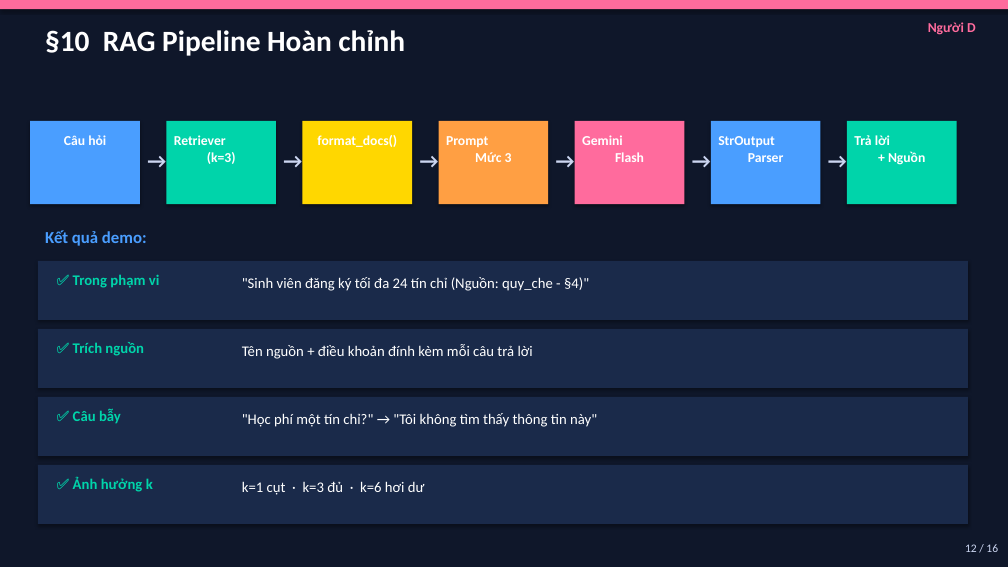
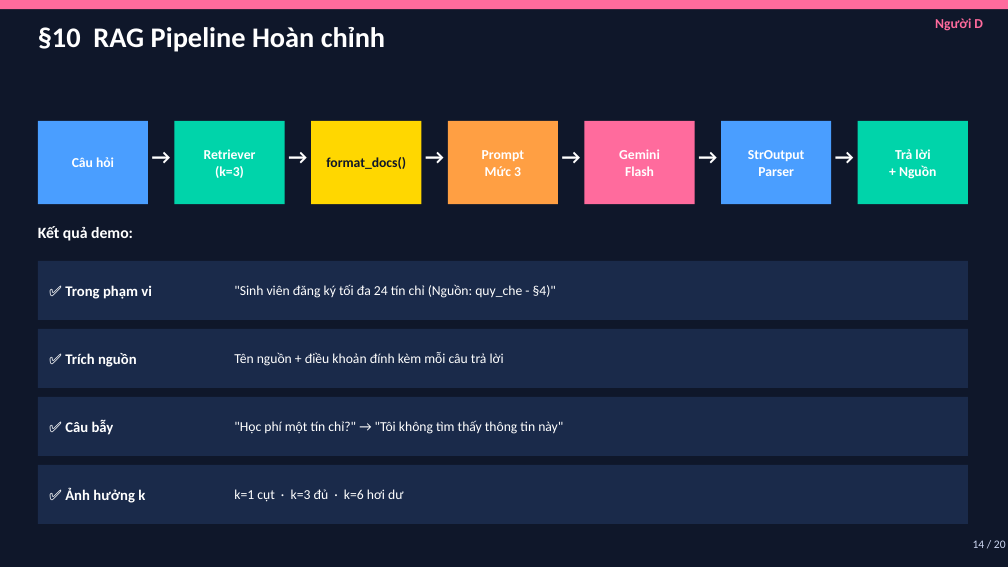
Before and after one commit to trinhminhkha24/b-i-t6-tu, a slide deck: slide 14 of LangChain_Presentation.pptx (slide 12 before the commit). Drawn at 1008x567 pixels with LibreOffice and Linux fonts; fonts in the diff are those of the drawing. Boxes give left, top, right and bottom in pixels: in the first picture for what was removed or moved away, otherwise in the second. Text is boxed around its words. In the diff, an @@ line names an element or a change of style, - is before the commit and + after.

```diff
--- a/LangChain_Presentation.pptx
+++ b/LangChain_Presentation.pptx
@@ text "§10 RAG Pipeline Hoàn chỉnh" at (38, 27, 385, 52): size 28 to 27 pt @@
@@ text "Người D": place and size @@
-text "Người D" at (928, 22, 976, 35)
+text "Người D" at (935, 18, 983, 31)
@@ text "Câu hỏi": place and size @@
-text "Câu hỏi" at (64, 135, 106, 145)
+text "Câu hỏi" at (72, 157, 114, 167)
@@ text at (204, 149, 256, 178): text changed @@
-Retriever
-(k=3)
+Retriever
+(k=3)
@@ text "format_docs()": place and size @@
-text "format_docs()" at (317, 135, 397, 147)
+text "format_docs()" at (326, 157, 406, 169)
@@ text "format_docs()" at (326, 157, 406, 169): text colour #FFFFFF to #0F172A; vertical alignment top to middle @@
@@ text at (619, 149, 660, 176): text changed @@
-Gemini
-Flash
+Gemini
+Flash
@@ text colour #CCD6F1 to #FFFFFF in 6 elements at (148, 144, 175, 181), (284, 144, 311, 181), (421, 144, 448, 181), (558, 144, 585, 181), (695, 144, 721, 181), (831, 144, 858, 181) @@
@@ vertical alignment top to middle in 6 elements at (72, 157, 114, 167), (204, 149, 256, 178), (482, 150, 524, 176), (619, 149, 660, 176), (748, 150, 805, 176), (895, 149, 936, 179) @@
@@ shadow off in 11 elements at (38, 261, 968, 320), (38, 329, 968, 388), (38, 397, 968, 456), (38, 465, 968, 524), (38, 121, 148, 204), (175, 121, 285, 204), (311, 121, 421, 204), (448, 121, 558, 204), (585, 121, 695, 204), (721, 121, 832, 204), (858, 121, 968, 204) @@
@@ 7 rectangles, 6 texts: place and size @@
-7 rectangles, 6 texts at (30, 121, 957, 204)
+7 rectangles, 6 texts at (38, 121, 968, 204)
@@ text at (895, 149, 936, 179): text changed @@
-Trả lời
-+ Nguồn
+Trả lời
++ Nguồn
@@ text at (482, 150, 524, 176): text changed @@
-Prompt
-Mức 3
+Prompt
+Mức 3
@@ text at (748, 150, 805, 176): text changed @@
-StrOutput
-Parser
+StrOutput
+Parser
@@ text "Kết quả demo:" at (38, 226, 133, 241): size 16 to 15 pt, text colour #4A9EFF to #FFFFFF @@
@@ text ""Sinh viên đăng ký tối ...": place and size @@
-text ""Sinh viên đăng ký tối ..." at (242, 277, 589, 291)
+text ""Sinh viên đăng ký tối ..." at (234, 284, 556, 298)
@@ text "Tên nguồn + điều khoản ...": place and size @@
-text "Tên nguồn + điều khoản ..." at (242, 344, 533, 359)
+text "Tên nguồn + điều khoản ..." at (234, 352, 504, 366)
@@ text ""Học phí một tín chỉ?" ...": place and size @@
-text ""Học phí một tín chỉ?" ..." at (242, 413, 597, 427)
+text ""Học phí một tín chỉ?" ..." at (234, 420, 563, 434)
@@ text colour #00D4AA to #FFFFFF; vertical alignment top to middle in 4 elements at (65, 285, 152, 299), (65, 353, 137, 367), (65, 419, 114, 435), (65, 487, 145, 503) @@
@@ size 14 to 13 pt; vertical alignment top to middle in 4 elements at (234, 352, 504, 366), (234, 420, 563, 434), (234, 284, 556, 298), (234, 489, 403, 502) @@
@@ text "k=1 cụt · k=3 đủ ...": place and size @@
-text "k=1 cụt · k=3 đủ ..." at (242, 481, 425, 495)
+text "k=1 cụt · k=3 đủ ..." at (234, 489, 403, 502)
@@ text at (973, 540, 1006, 548): text changed @@
-12 / 16
+14 / 20
```
Also in this commit, not shown: 15 other slides changed, 4 slides added.
